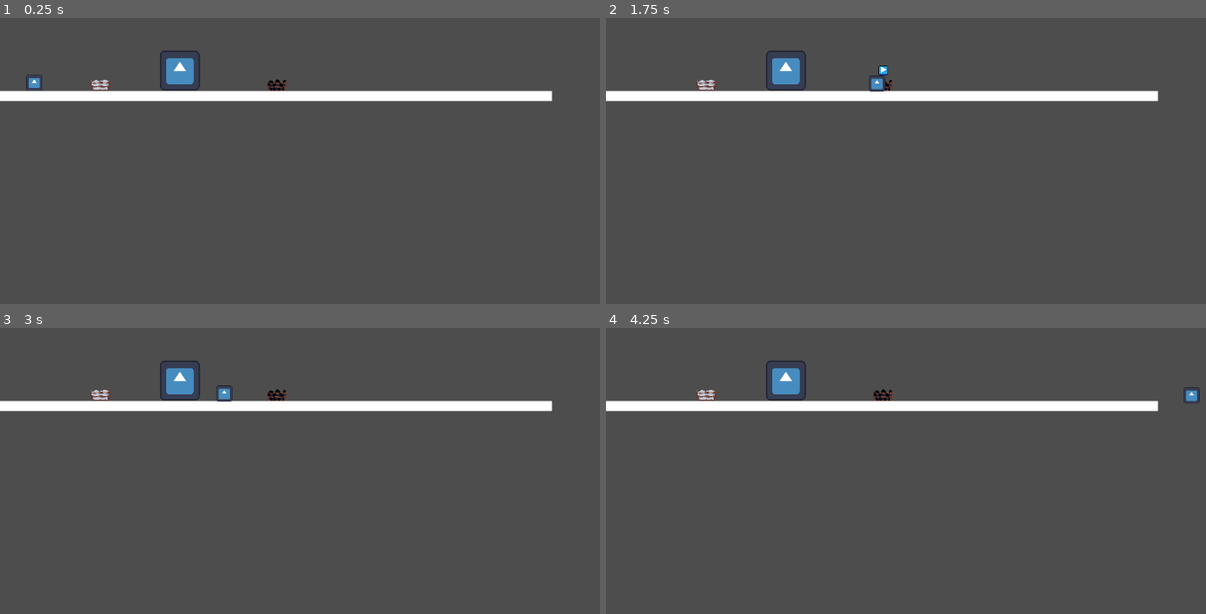
Above: before the commit, frames 1-4 (two rows, left to right).
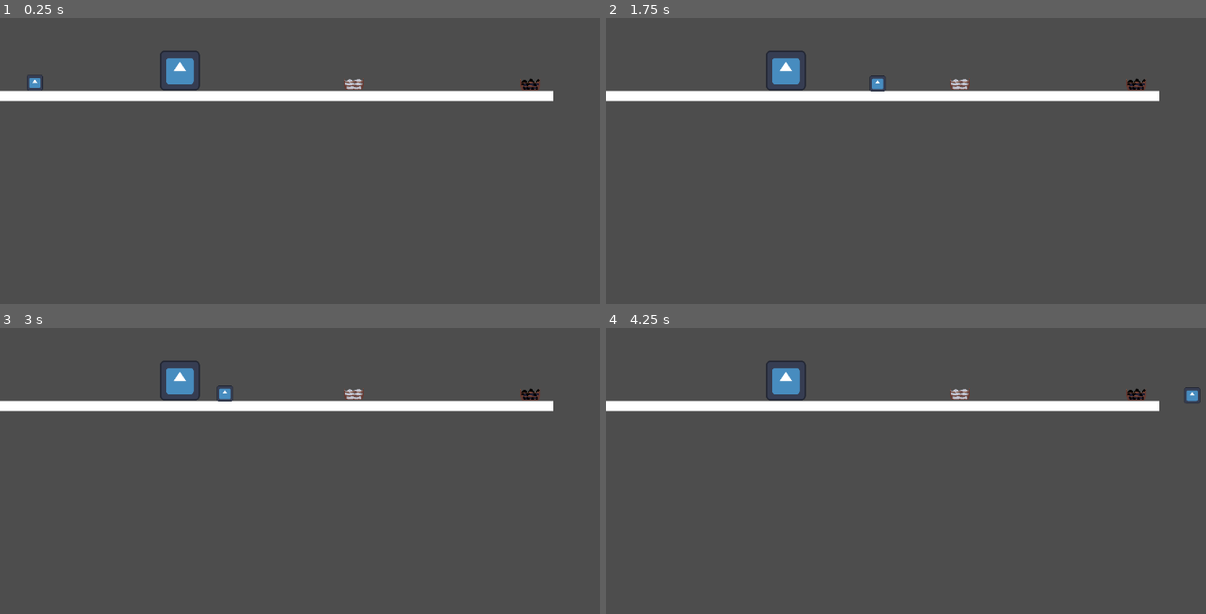
Above: after the commit, the same moments.

Repository: LeonardoSeijiNakayama/DACC_Station2-G1
Game: Godot game, scene res://Stations/placeholders/TesteStations.tscn
The game is run twice, just before and just after one commit, with the same random seed, the same clock (stepped at 60 frames per second) and the same inputs. This scene is started directly instead of the project's main scene. The engine's default icon, where the game draws it, is replaced by a stand-in: a white triangle on a blue panel in a dark square.
Inputs (mouse positions are in pixels of both pictures, inside the frame that each line leads up to):
- Up to frame 1 (0.25 s): no input
- Up to frame 2 (1.75 s): tap Enter (ui_accept) at 0.5, 1.55 s; move the mouse to (1122, 175) at 0.52 s; hold Enter (ui_accept) 0.53-1.28 s; hold D (Direita) from 0.53 s (still down); tap Space (Pulo) at 0.77, 1.52 s; move the mouse to (822, 215) at 1.27 s; tap Shift (Dash) at 1.35 s
- Up to frame 3 (3 s): move the mouse to (432, 416) at 2.02 s; release D (Direita) at 2.03 s; hold A (Esquerda) 2.03-2.78 s; hold Enter (ui_accept) 2.03-2.78 s; move the mouse to (324, 585) at 2.77 s; hold D (Direita) from 2.78 s (still down); tap Enter (ui_accept) at 2.85 s
- Up to frame 4 (4.25 s): keep holding D (Direita); tap Space (Pulo) at 3.02, 3.77 s; move the mouse to (1182, 565) at 3.52 s; hold Shift (Dash) from 3.53 s (still down); tap Enter (ui_accept) at 3.8 s

The runs differ from the first frame. In frame 1, 0.5% of the frame differs, in the area x 4-93%, y 20-30%; in frame 2, 0.5%; in frame 3, 0.5%; in frame 4, 0.5%, in the area x 15-100%, y 20-30%.

Commit message:
Interacao Player/Minerios

Diff:
--- a/Stations/Carvao_Minerio.tscn
+++ b/Stations/Carvao_Minerio.tscn
@@ -3,18 +3,30 @@
 [ext_resource type="Texture2D" uid="uid://bcsrqw0pwroue" path="res://Stations/placeholders/carvao_ph.png" id="1_i2di6"]
 
 [sub_resource type="CapsuleShape2D" id="CapsuleShape2D_i2di6"]
-radius = 8.5
+radius = 7.0
 height = 18.0
 
-[node name="Carvao" type="RigidBody2D" unique_id=1380866705]
-collision_layer = 4
-collision_mask = 7
+[sub_resource type="RectangleShape2D" id="RectangleShape2D_i2di6"]
+size = Vector2(17, 19.5)
 
-[node name="CollisionShape2D" type="CollisionShape2D" parent="." unique_id=2081501536]
+[node name="Carvao" type="RigidBody2D" unique_id=1416427649]
+collision_layer = 8
+collision_mask = 12
+gravity_scale = 0.4
+freeze_mode = 1
+
+[node name="CollisionShape2D" type="CollisionShape2D" parent="." unique_id=83892507]
 position = Vector2(0, 1)
 shape = SubResource("CapsuleShape2D_i2di6")
 debug_color = Color(0, 0.5743197, 0.8297416, 0.41960785)
 
-[node name="Sprite2D" type="Sprite2D" parent="." unique_id=1769787900]
-modulate = Color(0.3137255, 0.21176471, 0.22745098, 1)
+[node name="Sprite2D" type="Sprite2D" parent="." unique_id=762236171]
 texture = ExtResource("1_i2di6")
+
+[node name="Area_Carvao" type="Area2D" parent="." unique_id=1826763259]
+collision_layer = 8
+collision_mask = 13
+
+[node name="CollisionShape2D" type="CollisionShape2D" parent="Area_Carvao" unique_id=1767596716]
+shape = SubResource("RectangleShape2D_i2di6")
+debug_color = Color(0.8162477, 0.23507977, 0.8199194, 0.41960785)
--- a/Stations/Ferro_Minerio.tscn
+++ b/Stations/Ferro_Minerio.tscn
@@ -2,17 +2,31 @@
 
 [ext_resource type="Texture2D" uid="uid://ds3v5bnddfcup" path="res://Stations/placeholders/ferro_ph.png" id="1_77ily"]
 
-[sub_resource type="CapsuleShape2D" id="CapsuleShape2D_77ily"]
+[sub_resource type="CapsuleShape2D" id="CapsuleShape2D_i2di6"]
 radius = 7.0
 height = 18.0
 
-[node name="Ferro" type="RigidBody2D" unique_id=1380866705]
+[sub_resource type="RectangleShape2D" id="RectangleShape2D_i2di6"]
+size = Vector2(17, 19.5)
 
-[node name="CollisionShape2D" type="CollisionShape2D" parent="." unique_id=2081501536]
-light_mask = 4
-visibility_layer = 7
-shape = SubResource("CapsuleShape2D_77ily")
+[node name="Ferro" type="RigidBody2D" unique_id=2017479421]
+collision_layer = 8
+collision_mask = 12
+gravity_scale = 0.4
+freeze_mode = 1
 
-[node name="Sprite2D" type="Sprite2D" parent="." unique_id=1769787900]
-position = Vector2(1, 0)
+[node name="CollisionShape2D" type="CollisionShape2D" parent="." unique_id=519949328]
+shape = SubResource("CapsuleShape2D_i2di6")
+debug_color = Color(0, 0.5743197, 0.8297416, 0.41960785)
+
+[node name="Sprite2D" type="Sprite2D" parent="." unique_id=1237137547]
 texture = ExtResource("1_77ily")
+
+[node name="Area_Ferro" type="Area2D" parent="." unique_id=714550742]
+collision_layer = 8
+collision_mask = 13
+
+[node name="CollisionShape2D" type="CollisionShape2D" parent="Area_Ferro" unique_id=432402653]
+position = Vector2(-0.5, 0)
+shape = SubResource("RectangleShape2D_i2di6")
+debug_color = Color(0.8162477, 0.23507977, 0.8199194, 0.41960785)
--- /dev/null
+++ b/Stations/Fornalha.gd
@@ -0,0 +1,23 @@
+extends Node2D
+
+@onready var botaoSpr = $Botao_Spr
+@onready var label = $Produzindo_Label
+
+# Called when the node enters the scene tree for the first time.
+func _ready() -> void:
+	pass # Replace with function body.
+
+
+# Called every frame. 'delta' is the elapsed time since the previous frame.
+func _process(delta: float) -> void:
+	pass
+
+
+func _on_area_2d_body_entered(body: Node2D) -> void:
+	if body.name == "player":
+		botaoSpr.visible = true
+
+
+func _on_area_2d_body_exited(body: Node2D) -> void:
+	if body.name == "player":
+		botaoSpr.visible = false
--- a/Stations/Fornalha.tscn
+++ b/Stations/Fornalha.tscn
@@ -1,16 +1,35 @@
 [gd_scene format=3 uid="uid://duep6t45g3ar7"]
 
+[ext_resource type="Script" uid="uid://dttw7wfa7hbbh" path="res://Stations/Fornalha.gd" id="1_673f4"]
 [ext_resource type="Texture2D" uid="uid://broq5vvmjixbx" path="res://icon.svg" id="1_j8er0"]
+[ext_resource type="Texture2D" uid="uid://cdr34el57trl6" path="res://Stations/placeholders/enter_button_ph.png" id="3_m1qa0"]
 
 [sub_resource type="RectangleShape2D" id="RectangleShape2D_673f4"]
 
 [node name="Fornalha" type="Node2D" unique_id=999989629]
+script = ExtResource("1_673f4")
 
-[node name="Area2D" type="Area2D" parent="." unique_id=1304230538]
+[node name="Area_Fornalha" type="Area2D" parent="." unique_id=1304230538]
 
-[node name="CollisionShape2D" type="CollisionShape2D" parent="Area2D" unique_id=624801619]
+[node name="CollisionShape2D" type="CollisionShape2D" parent="Area_Fornalha" unique_id=624801619]
 shape = SubResource("RectangleShape2D_673f4")
 
-[node name="Sprite2D" type="Sprite2D" parent="Area2D" unique_id=1497705336]
+[node name="Fornalha_Spr" type="Sprite2D" parent="Area_Fornalha" unique_id=1497705336]
 scale = Vector2(0.5, 0.5)
 texture = ExtResource("1_j8er0")
+
+[node name="Botao_Spr" type="Sprite2D" parent="." unique_id=1705063989]
+visible = false
+position = Vector2(0, -45)
+texture = ExtResource("3_m1qa0")
+
+[node name="Produzindo_Label" type="Label" parent="." unique_id=479595862]
+visible = false
+offset_left = -47.0
+offset_top = -59.0
+offset_right = 55.0
+offset_bottom = -36.0
+text = "Produzindo..."
+
+[connection signal="body_entered" from="Area_Fornalha" to="." method="_on_area_2d_body_entered"]
+[connection signal="body_exited" from="Area_Fornalha" to="." method="_on_area_2d_body_exited"]
--- a/Stations/Mina.gd
+++ b/Stations/Mina.gd
@@ -2,9 +2,9 @@
 
 extends Node2D
 
-@onready var sprMina = $Area2D.get_child(1)
+@onready var sprMina = $Area_Mina.get_child(1)
 @onready var sprBotao = $Botao_Spr
-@onready var area = $Area2D
+@onready var area = $Area_Mina
 @onready var timer = $Producao_Timer
 @onready var label = $Produzindo_Label
 
@@ -57,7 +57,6 @@
 	new_ore.rotation = [-3, -2 -1, 0, 1, 2, 3].pick_random()
 	get_parent().add_child(new_ore)
 	label.visible = false
-	print("Pronto!")
 
 
 func _on_area_2d_body_entered(body: Node2D) -> void:
--- a/Stations/Mina.tscn
+++ b/Stations/Mina.tscn
@@ -11,13 +11,15 @@
 position = Vector2(566, 410)
 script = ExtResource("1_sjtkc")
 
-[node name="Area2D" type="Area2D" parent="." unique_id=2101333416]
+[node name="Area_Mina" type="Area2D" parent="." unique_id=2101333416]
+collision_layer = 8
+collision_mask = 15
 
-[node name="CollisionShape2D" type="CollisionShape2D" parent="Area2D" unique_id=407316958]
+[node name="CollisionShape2D" type="CollisionShape2D" parent="Area_Mina" unique_id=407316958]
 position = Vector2(0, 6.5)
 shape = SubResource("RectangleShape2D_nmsii")
 
-[node name="Mina_Spr" type="Sprite2D" parent="Area2D" unique_id=785450030]
+[node name="Mina_Spr" type="Sprite2D" parent="Area_Mina" unique_id=785450030]
 texture = ExtResource("2_404uv")
 
 [node name="Botao_Spr" type="Sprite2D" parent="." unique_id=311418721]
@@ -38,6 +40,6 @@
 horizontal_alignment = 1
 vertical_alignment = 1
 
-[connection signal="body_entered" from="Area2D" to="." method="_on_area_2d_body_entered"]
-[connection signal="body_exited" from="Area2D" to="." method="_on_area_2d_body_exited"]
+[connection signal="body_entered" from="Area_Mina" to="." method="_on_area_2d_body_entered"]
+[connection signal="body_exited" from="Area_Mina" to="." method="_on_area_2d_body_exited"]
 [connection signal="timeout" from="Producao_Timer" to="." method="_on_producao_timer_timeout"]
--- a/Stations/placeholders/TesteStations.tscn
+++ b/Stations/placeholders/TesteStations.tscn
@@ -11,8 +11,10 @@
 [node name="TesteStations" type="Node2D" unique_id=697346324]
 
 [node name="StaticBody2D" type="StaticBody2D" parent="." unique_id=1717066058]
-position = Vector2(279, 166)
+position = Vector2(281, 166)
 scale = Vector2(75.885, 1)
+collision_layer = 4
+collision_mask = 15
 
 [node name="CollisionShape2D" type="CollisionShape2D" parent="StaticBody2D" unique_id=1845428040]
 shape = SubResource("RectangleShape2D_ml3hp")
@@ -21,14 +23,14 @@
 texture = ExtResource("1_4uf6t")
 
 [node name="MinaCarvao" parent="." unique_id=2038531751 instance=ExtResource("2_ml3hp")]
-position = Vector2(444, 142)
+position = Vector2(851, 141)
 
 [node name="MinaFerro" parent="." unique_id=1199139156 instance=ExtResource("2_ml3hp")]
-position = Vector2(161, 141)
+position = Vector2(568, 140)
 type = 1
 
 [node name="Fornalha" parent="." unique_id=999989629 instance=ExtResource("3_2ib5e")]
 position = Vector2(289, 125)
 
 [node name="player" parent="." unique_id=152186675 instance=ExtResource("4_80hx1")]
-position = Vector2(55, 116)
+position = Vector2(56, 116)
--- a/player.gd
+++ b/player.gd
@@ -9,6 +9,9 @@
 var esta_na_escada = false
 var escalando = false
 
+var can_hold = false
+var holding = false
+var item_hold_id = ""
 
 func _physics_process(delta: float) -> void:
 	# Adiciona a gravidade
@@ -62,6 +65,21 @@
 
 	move_and_slide()
 
+	# Segurar Itens
+	match holding:
+		true:
+			item_hold_id.position.x = position.x
+			item_hold_id.position.y = position.y - 30
+			if Input.is_action_just_pressed("ui_accept"):
+				item_hold_id.freeze = false
+				holding = false
+		false:
+			if can_hold:
+				if Input.is_action_just_pressed("ui_accept"):
+					item_hold_id.rotation = 0
+					item_hold_id.freeze = true
+					holding = true
+
 
 func _on_timer_timeout() -> void:
 	IS_DASHING = false
@@ -73,3 +91,12 @@
 
 func _on_escada_body_exited(body: Node2D) -> void:
 	esta_na_escada = false
+
+func _on_area_2d_area_entered(area: Area2D) -> void:
+	if area.name == "Area_Carvao" or area.name == "Area_Ferro" and !holding:
+			can_hold = true
+			item_hold_id = area.get_parent()
+
+func _on_area_player_area_exited(area: Area2D) -> void:
+	if area.name == "Area_Carvao" or area.name == "Area_Ferro" and !holding:
+		can_hold = false
--- a/player.tscn
+++ b/player.tscn
@@ -6,8 +6,11 @@
 [sub_resource type="RectangleShape2D" id="RectangleShape2D_hqtel"]
 size = Vector2(22, 24)
 
+[sub_resource type="RectangleShape2D" id="RectangleShape2D_onrkg"]
+size = Vector2(26, 26)
+
 [node name="player" type="CharacterBody2D" unique_id=152186675]
-collision_mask = 3
+collision_mask = 21
 script = ExtResource("1_onrkg")
 
 [node name="Sprite2D" type="Sprite2D" parent="." unique_id=1260832695]
@@ -20,4 +23,13 @@
 [node name="Dash_timer" type="Timer" parent="." unique_id=1512663135]
 wait_time = 0.2
 
+[node name="Area_Player" type="Area2D" parent="." unique_id=1640491886]
+collision_mask = 8
+
+[node name="CollisionShape2D" type="CollisionShape2D" parent="Area_Player" unique_id=1196529653]
+shape = SubResource("RectangleShape2D_onrkg")
+debug_color = Color(0.8765736, 0.00041738988, 0.8339862, 0.41960785)
+
 [connection signal="timeout" from="Dash_timer" to="." method="_on_timer_timeout"]
+[connection signal="area_entered" from="Area_Player" to="." method="_on_area_2d_area_entered"]
+[connection signal="area_exited" from="Area_Player" to="." method="_on_area_player_area_exited"]
--- a/project.godot
+++ b/project.godot
@@ -54,12 +54,11 @@
 
 [layer_names]
 
-2d_render/layer_1="mundo"
-2d_render/layer_2="player"
-2d_render/layer_3="itens"
 2d_physics/layer_1="Player"
 2d_physics/layer_2="Escadas"
 2d_physics/layer_3="Chão"
+2d_physics/layer_4="Itens"
+2d_physics/layer_5="stations"
 
 [physics]
 
Not shown, added: Stations/Fornalha.gd.uid
